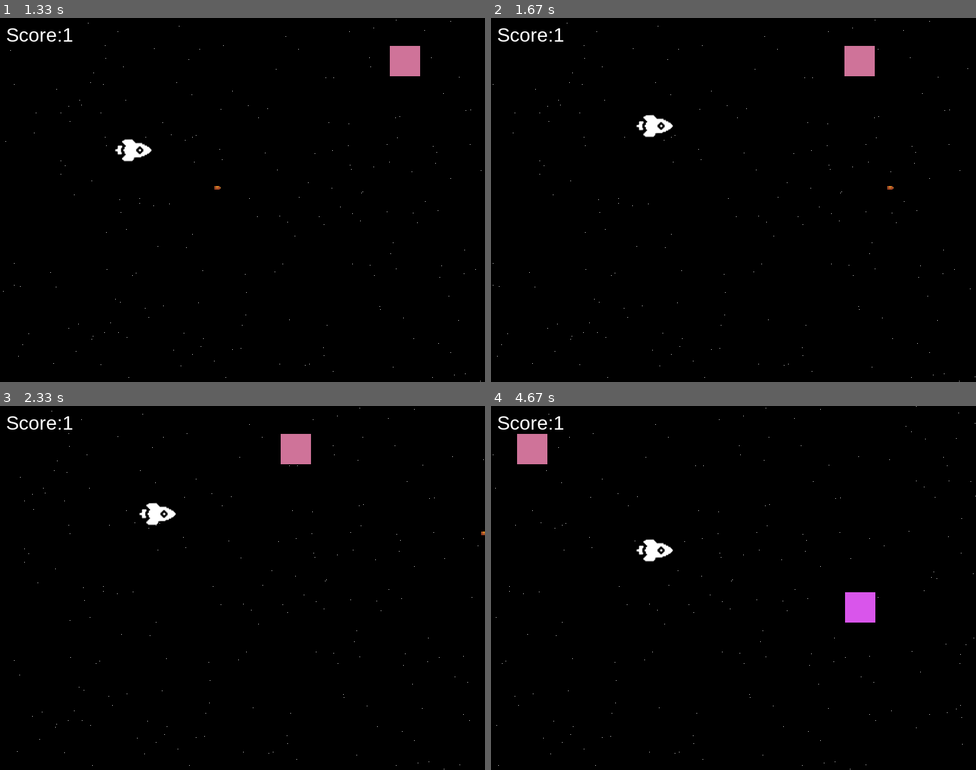
Above: before the commit, frames 1-4 (two rows, left to right).
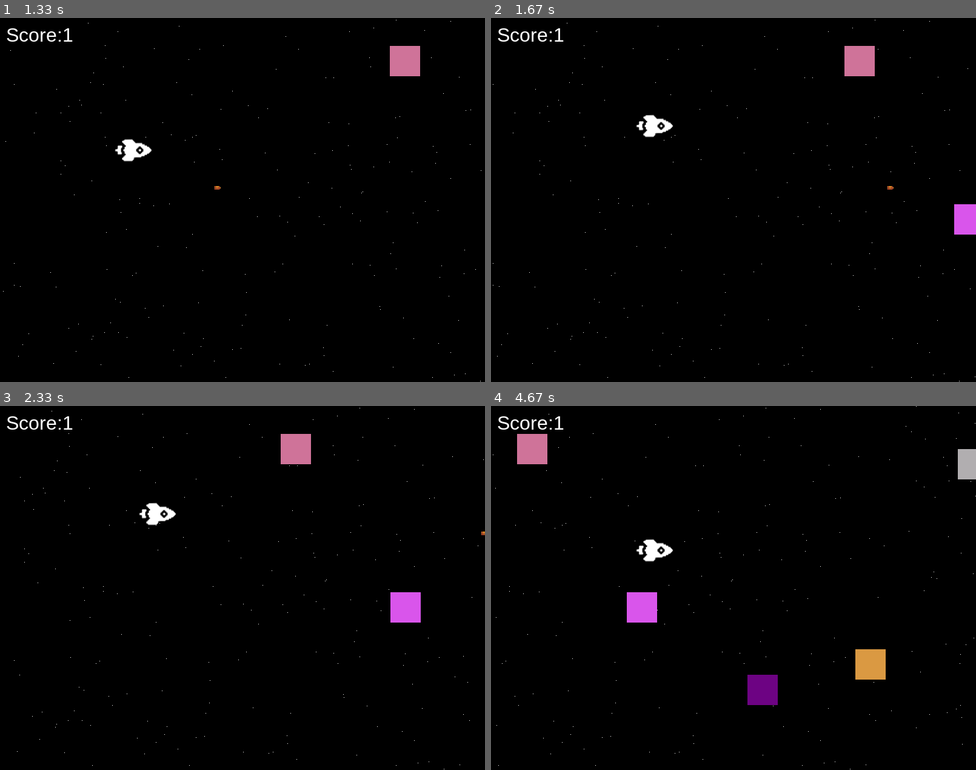
Above: after the commit, the same moments.

Repository: Rmdru/HR-pygame
Game: pygame game, started from main.py
The game is run twice, just before and just after one commit, with the same random seed, the same clock (stepped at 60 frames per second) and the same inputs.
Inputs (mouse positions are in pixels of both pictures, inside the frame that each line leads up to):
- Up to frame 1 (1.33 s): click "Play!!!" at 0.38 s; hold D 0.67-1.13 s; move the mouse to (223, 214) at 0.7 s; hold W from 1.17 s (still down); tap Space at 1.23 s
- Up to frame 2 (1.67 s): release W at 1.47 s; hold D from 1.5 s (still down); tap Space at 1.57 s
- Up to frame 3 (2.33 s): tap Space at 1.87, 2.07 s; release D at 1.97 s; hold A from 2 s (still down)
- Up to frame 4 (4.67 s): tap Space at 2.37, 2.63, 2.97, 3.27, 3.4, 3.8, 4.1, 4.47 s; release A at 2.53 s; hold S 2.57-2.87 s; hold A 2.9-3.3 s; hold W 3.33-3.7 s; hold D 3.73-4.37 s; hold S from 4.4 s (still down)

Frame 1 is identical in both runs. In frame 2, 0.4% of the frame differs, in the area x 95-100%, y 51-60%; in frame 3, 0.5%; in frame 4, 2.4%, in the area x 28-100%, y 11-83%.

Commit message:
FEATURE: game difficulty added

Diff:
--- a/main.py
+++ b/main.py
@@ -9,10 +9,8 @@
 # vars
 SCREEN_WIDTH = 800
 SCREEN_HEIGHT = 600
-TARGET_AMOUNT = 1
 TARGET_SPEED = [-3, 0]
 TARGET_SIZE = 50
-TARGET_SPAWN_INTERVAL = 3
 BLACK = (0, 0, 0)
 WHITE = (255, 255, 255)
 DARK_GREEN = (0, 200, 0)
@@ -31,6 +29,9 @@
 
 # start pygame clock
 clock = pygame.time.Clock()
+
+# create score variable
+score_amount = 1
 
 # function to check if user has requested to quit game
 def quit_game_requested():
@@ -125,13 +126,17 @@
     stars = [[random.randint(0, SCREEN_WIDTH), random.randint(0, SCREEN_HEIGHT)]
             for x in range(STARS_AMOUNT)]
 
+    #variable for game difficulty
+    target_amount = 1
+    target_spawn_interval = 3
+
     #generate target surfaces
     targets_surface = []
     targets_color = []
 
     #function to spawn targets
     def spawn_targets():
-        for i in range(TARGET_AMOUNT):
+        for i in range(target_amount):
             target_color = (random.randint(0, 255), random.randint(0, 255), random.randint(0, 255))
             target_surface = pygame.Rect(random.randint(SCREEN_WIDTH, SCREEN_WIDTH + 50), random.randint(0, SCREEN_HEIGHT - TARGET_SIZE), TARGET_SIZE, TARGET_SIZE)
             targets_surface.append(target_surface)
@@ -172,12 +177,18 @@
         canvas.blit(PlayerImg, player_img_rect)
 
     while game_loop:
-        #add time element to the game
+        if score_amount % 10 == 0 and target_spawn_interval >= 1:
+            target_spawn_interval -= 1
+
+        if score_amount % 10 == 0 and target_spawn_interval == 1 and target_amount <= 5:
+            target_amount += 1
+
+        # add time element to the game
         game_frame = game_frame + 1
         game_time = game_frame / GAME_SPEED
 
-        #spawn targets on TARGET_SPAWN_INTERVAL
-        if game_time % TARGET_SPAWN_INTERVAL == 0:
+        # spawn targets on target_spawn_interval
+        if game_time % 1 == 0:
             spawn_targets()
 
         background.fill((0, 0, 0))
@@ -278,7 +289,6 @@
                 game_loop = False
                 game_over_screen()
 
-        score_amount = 1
         # write score on corner of screen
         score_texts = create_font(f'Score:{score_amount}')
         canvas.blit(score_texts, (10, 10))
